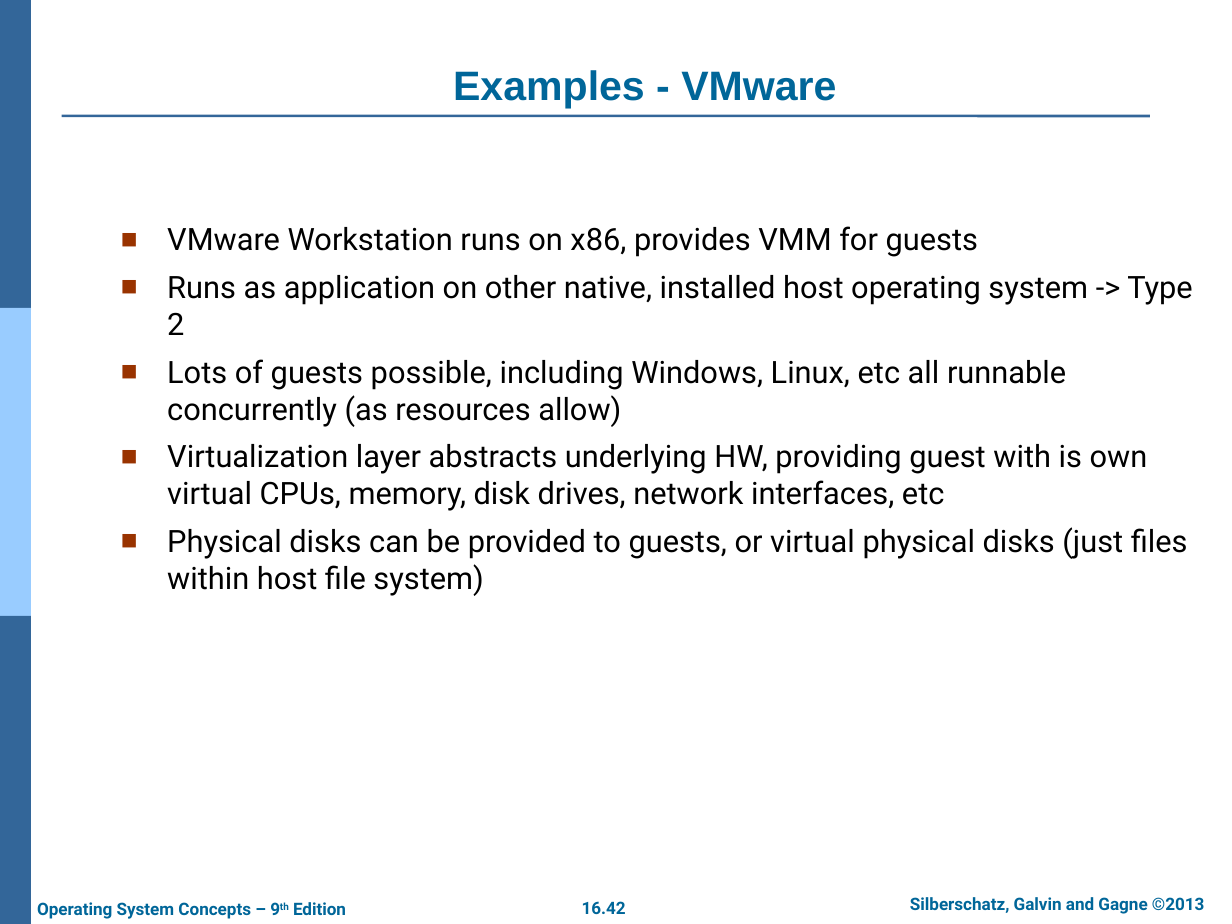
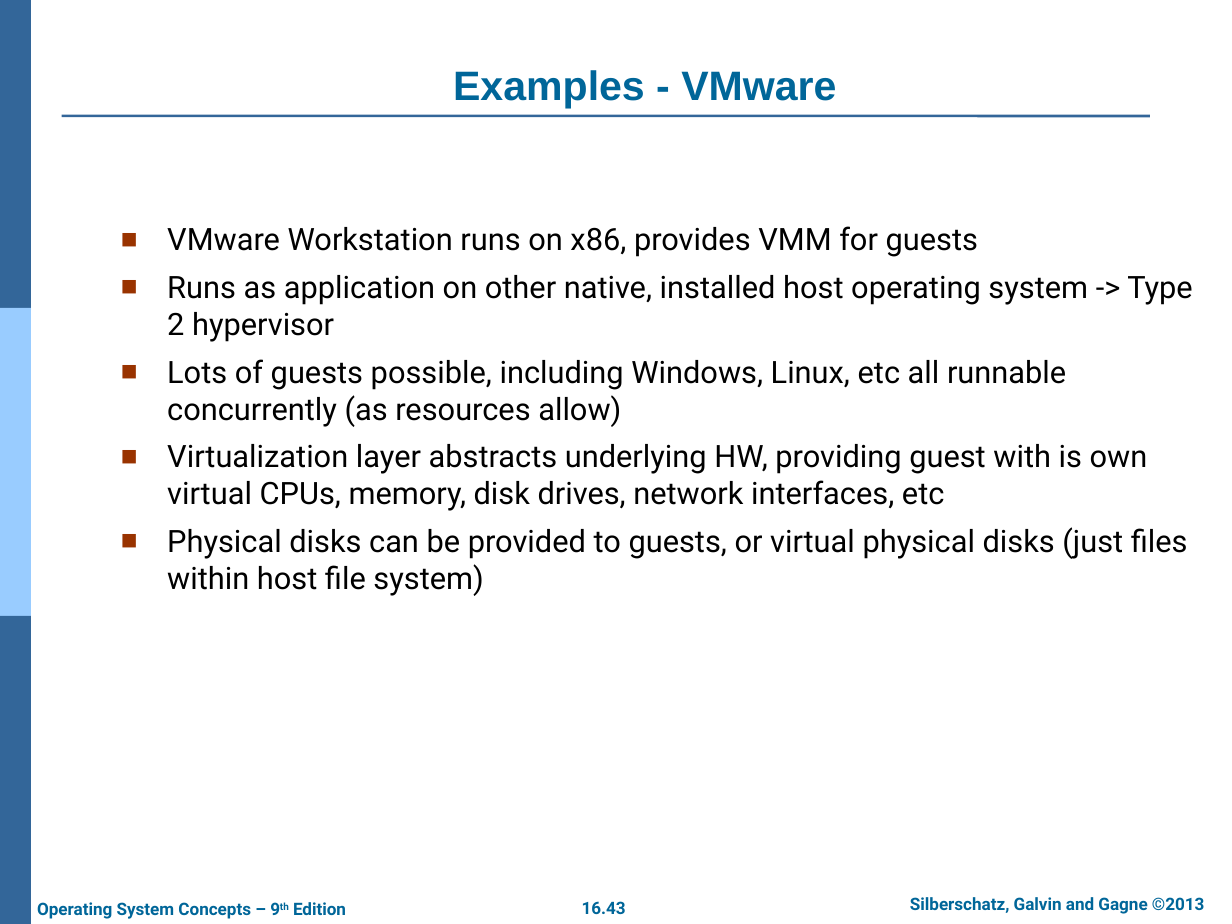
Before and after one commit to jb23lm87/OS-prednasky, a slide deck: slide 43 of OS 10 Virtuálne zariadenia.pptx (slide 42 before the commit). Drawn at 1232x924 pixels with LibreOffice and Linux fonts; fonts in the diff are those of the drawing; background and template pictures are left out. Boxes give left, top, right and bottom in pixels: in the first picture for what was removed or moved away, otherwise in the second. Text is boxed around its words. In the diff, an @@ line names an element or a change of style, - is before the commit and + after.

```diff
--- a/OS 10 Virtuálne zariadenia.pptx
+++ b/OS 10 Virtuálne zariadenia.pptx
@@ text at <box>167,275,1192,342</box>: text changed @@
-■ Runs as application on other native, installed host operating system -> Type 2
+■ Runs as application on other native, installed host operating system -> Type 2 hypervisor
@@ page number at <box>582,901,626,914</box>: text changed @@
-16.42
+16.43
```
Also in this commit, not shown: 2 other slides changed, 1 slide added.
